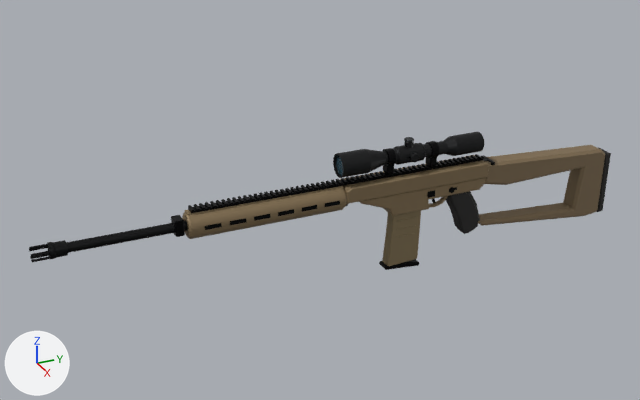
An edit to the glTF model examples/modern-rifle.glb, drawn before and after from the same camera.
Rendered twice from a camera (50 mm lens) standing at (1.343, -0.9, 0.727) and looking at (-0.043, -0.277, 0.034). The lights are fixed; the arrows at lower left show +X, +Y and +Z. The first picture is the older version. Where no turn or scale is listed for an object, it has been applied to the vertices. Vertices at exactly the same position are counted once.

The scene before the commit, as lines of its bpy script (objects in view):
```python
ob_grip = bpy.data.objects.new('Grip', me_grip_mesh)
ob_grip.parent = ob_receiver
ob_grip.location = (0.0, 0.0386, -0.0269)
ob_handguard = bpy.data.objects.new('Handguard', me_handguard_mesh)
ob_handguard.parent = ob_receiver
ob_handguard.location = (0.0, -0.185, 0.0)
ob_muzzle = bpy.data.objects.new('Muzzle', me_muzzle_mesh)
ob_muzzle.parent = ob_barrel
ob_muzzle.location = (0.0, -0.522, 0.0)
ob_optic = bpy.data.objects.new('Optic', me_optic_mesh)
ob_optic.location = (0.0, -0.114, 0.087)
ob_stock = bpy.data.objects.new('Stock', me_stock_mesh)
ob_stock.parent = ob_receiver
ob_stock.location = (0.0, 0.12, 0.0)
# also in view: 'Magazine' at (0.0, -0.124, -0.045); 'Receiver' at (-0.008, -0.243, 0.041); 'Barrel' at (0.0, -0.493, 0.057)
```
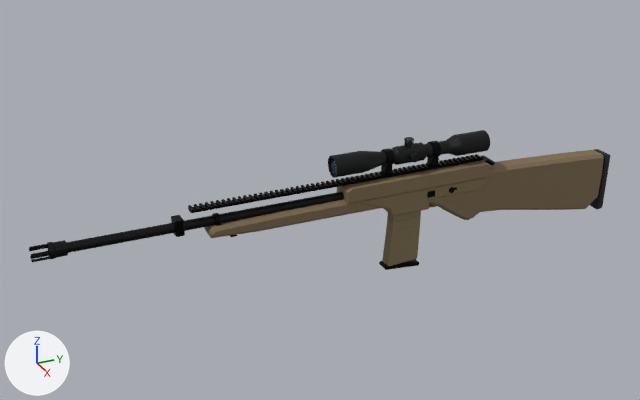
What differs and where, as boxes [x1, y1, x2, y2] in the pictures (640 x 400 px; the box of a moved part takes in the faces that stretch with it):
'Stock', reshaped (204% wider, 10% taller): before [478, 145, 611, 226]; after [204, 149, 611, 238]
'Handguard', deleted: before [182, 186, 348, 239]
    faces in mat_mat_body (brown #8b7758): [182, 186, 347, 239]
    faces in mat_mat_detail (black #171718): [205, 201, 340, 230]
'Optic', reshaped (7% wider): before [333, 132, 484, 178]; after [328, 130, 490, 178]
'Grip', deleted (black): before [446, 191, 480, 234]
    faces in mat_mat_grip (black #222120): [446, 192, 479, 234]
part 1 of me_stock_mesh, moved or reshaped: before [597, 148, 611, 212]; after [590, 149, 611, 210]
part 2 of me_stock_mesh, rebuilt (213% wider, 9% taller): before [478, 145, 605, 226]; after [204, 150, 604, 238]
part 3 of me_stock_mesh, added: after [212, 213, 221, 226]
part 4 of me_optic_mesh, moved or reshaped: before [336, 156, 343, 176]; after [331, 158, 337, 175]
part 5 of me_optic_mesh, moved or reshaped: before [333, 132, 484, 178]; after [328, 130, 490, 178]

What the commit changed:
me_stock_mesh is used by ob_stock; parent ob_receiver; location (0.0, 0.12, 0.0).
me_stock_mesh had 60 vertices, 112 faces and spanned x -0.021..0.021, y -0.014..0.307, z -0.145..0.021.
me_stock_mesh now has 216 vertices, 386 faces and spans x -0.021..0.021, y -0.565..0.307, z -0.134..0.012.
me_stock_mesh part 1: the loose piece of 16 vertices spanning x -0.021..0.021, y 0.294..0.307, z -0.141..-0.006 is scaled about its middle by (1, 1, 0.92), then moved by (0.0, -0.001, 0.001).
me_stock_mesh part 2: the loose piece of 44 vertices spanning x -0.02..0.02, y -0.014..0.296, z -0.145..0.021 is rebuilt with 112 vertices and now spans x -0.02..0.02, y -0.565..0.295, z -0.129..0.006.
me_stock_mesh part 3: a new loose piece of 56 vertices spanning x -0.011..0.012, y -0.552..-0.542, z -0.012..0.012, in mat_mat_detail (black #171718).
Other edits to the shape of me_stock_mesh do not show in these pictures.
me_stock_mesh gains material mat_mat_detail (black #171718).
me_optic_mesh is used by ob_optic; location (0.0, -0.114, 0.087).
me_optic_mesh had 747 vertices, 1464 faces and spanned x -0.023..0.026, y -0.145..0.155, z 0.0..0.06.
me_optic_mesh now has 747 vertices, 1464 faces and spans x -0.02..0.026, y -0.157..0.168, z 0.0..0.06.
me_optic_mesh part 4: the loose piece of 34 vertices spanning x -0.02..0.02, y -0.14..-0.139, z 0.01..0.05 is scaled about its middle by (0.895, 1, 0.895), then moved by (0.0, -0.012, 0.0).
me_optic_mesh part 5: 282 of 747 vertices moved; they spanned x -0.023..0.023, y -0.145..0.155, z 0.007..0.052 and now span x -0.02..0.02, y -0.157..0.168, z 0.01..0.05; mean shift (0.0, 0.0, 0.0); largest move (0.011, 0.155, 0.046) -> (0.012, 0.168, 0.047).
Other edits to the shape of me_optic_mesh do not show in these pictures.
Object 'Handguard' (ob_handguard) is deleted.
In object 'SOCKET_Hand_Support' (ob_socket_hand_support), parent is no longer ob_handguard.
Object 'Grip' (ob_grip) is deleted.
In object 'SOCKET_Hand_Grip' (ob_socket_hand_grip), parent is no longer ob_grip.
